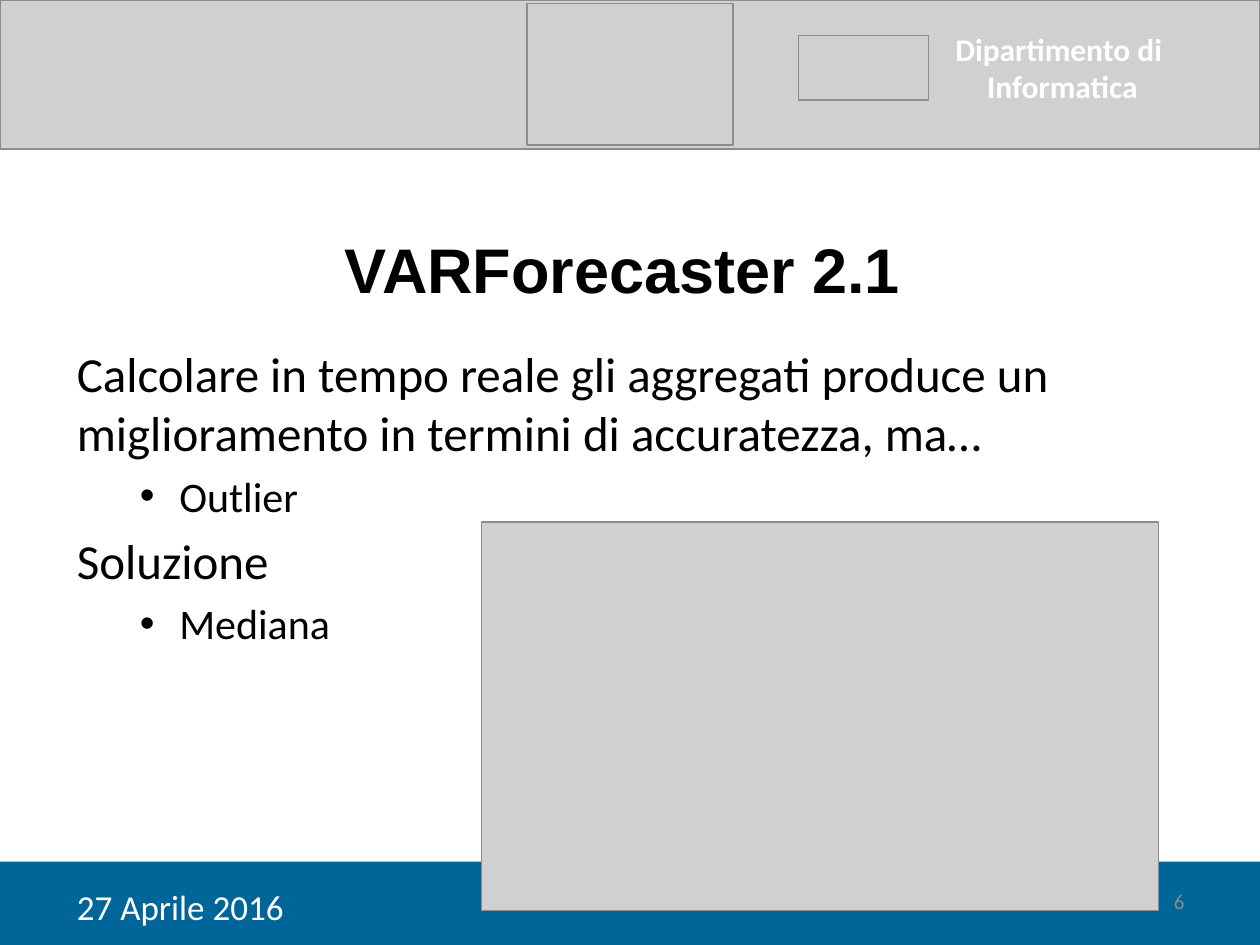
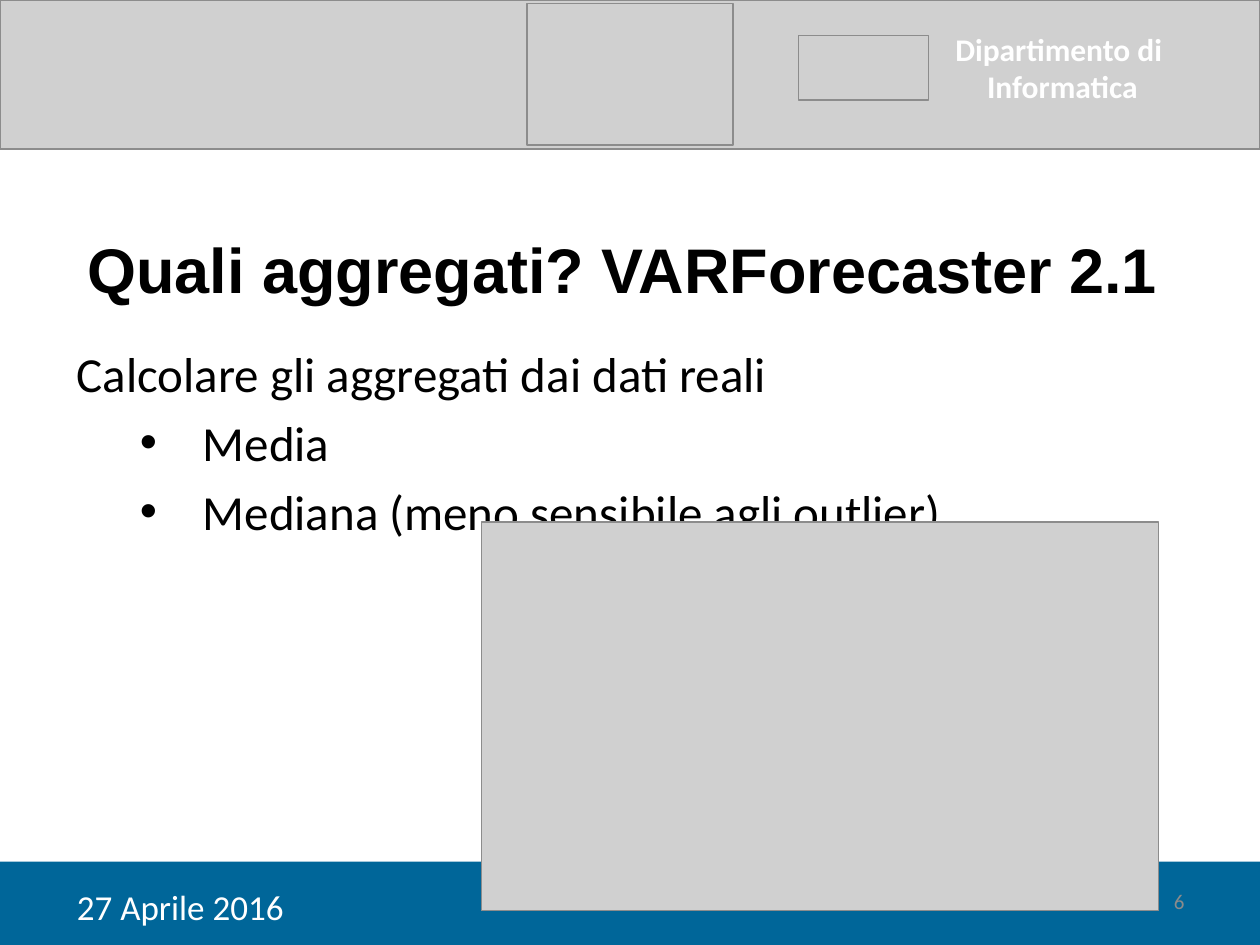
Before and after one commit to tps1516/Tesi, a slide deck: slide 6 of Tesi Corrado/Giancaspro_Corrado_Presentazione.pptx. Drawn at 1260x945 pixels with LibreOffice and Linux fonts; fonts in the diff are those of the drawing; grey boxes stand for pictures. Boxes give left, top, right and bottom in pixels: in the first picture for what was removed or moved away, otherwise in the second. Text is boxed around its words. In the diff, an @@ line names an element or a change of style, - is before the commit and + after.

```diff
--- a/Tesi Corrado/Giancaspro_Corrado_Presentazione.pptx
+++ b/Tesi Corrado/Giancaspro_Corrado_Presentazione.pptx
@@ text at bbox=[87, 247, 1157, 305]: text changed @@
-VARForecaster 2.1
+Quali aggregati? VARForecaster 2.1
@@ text at bbox=[77, 358, 941, 542]: text changed @@
-Calcolare in tempo reale gli aggregati produce un miglioramento in termini di accuratezza, ma…
-  • Outlier
-Soluzione
-  • Mediana
+Calcolare gli aggregati dai dati reali
+  • Media
+  • Mediana (meno sensibile agli outlier)
```
Also in this commit, not shown: 7 other slides changed, 8 slides added, 1 slide removed, 1 other file.
